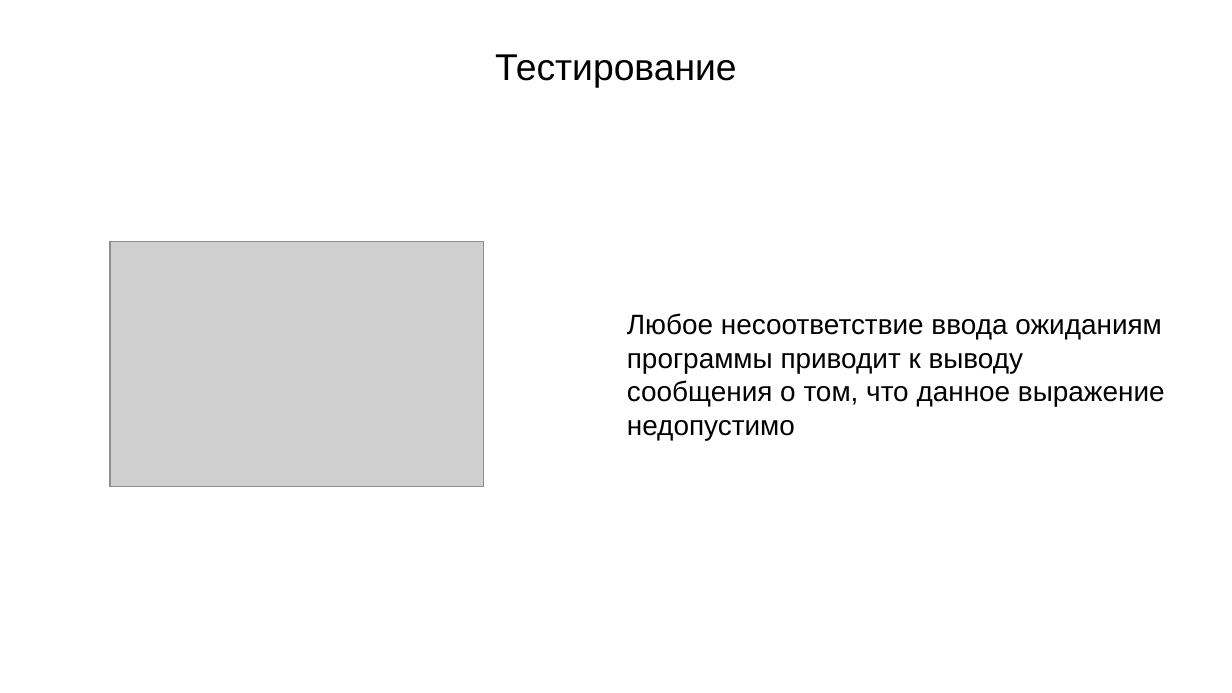
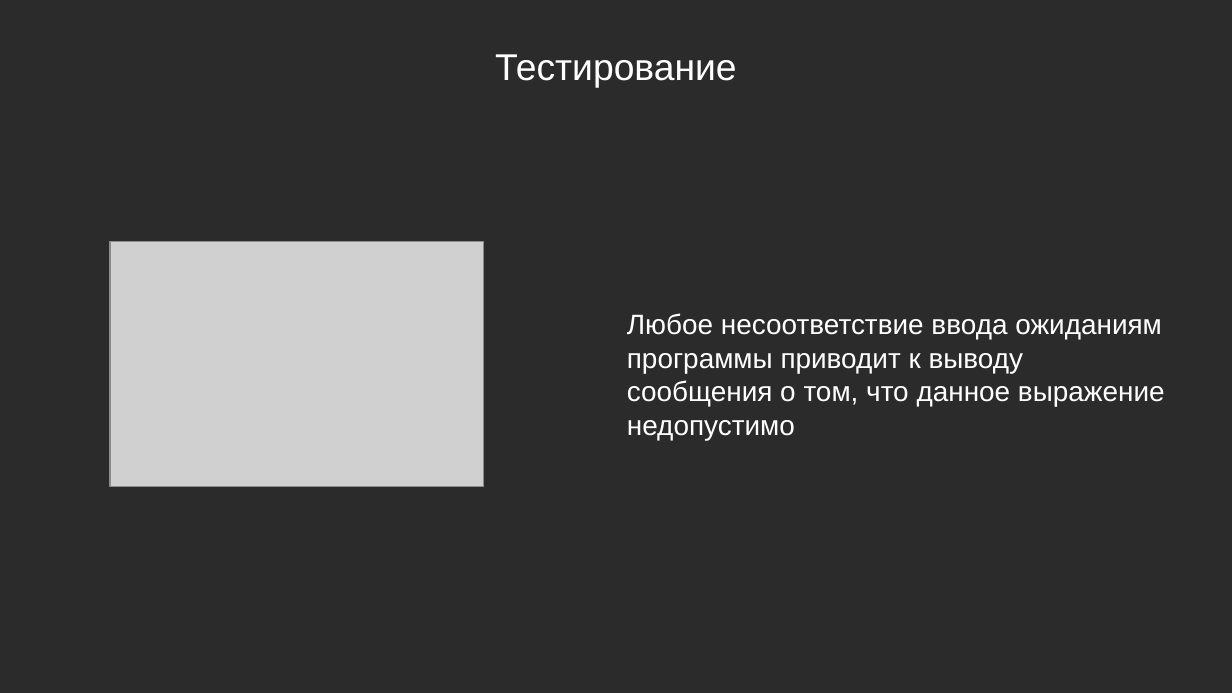
Before and after one commit to hantagu/KT_Calculator, a slide deck: slide 4 of Презентация.odp. Drawn at 1232x693 pixels with LibreOffice and Linux fonts; fonts in the diff are those of the drawing; grey boxes stand for pictures; background and template pictures are left out; a plain dark background stands for a picture behind light text. Boxes give left, top, right and bottom in pixels: in the first picture for what was removed or moved away, otherwise in the second. Text is boxed around its words. In the diff, an @@ line names an element or a change of style, - is before the commit and + after.

```diff
--- a/Презентация.odp
+++ b/Презентация.odp
@@ background #FFFFFF to picture (left out) @@
@@ title "Тестирование" at (495,54,736,88): text colour #000000 to #FFFFFF @@
@@ text "Любое несоответствие ввода ожиданиям программы ..." at (627,313,1165,440): text colour #000000 to #FFFFFF @@
```
Also in this commit, not shown: 4 other slides changed, 3 other files.
